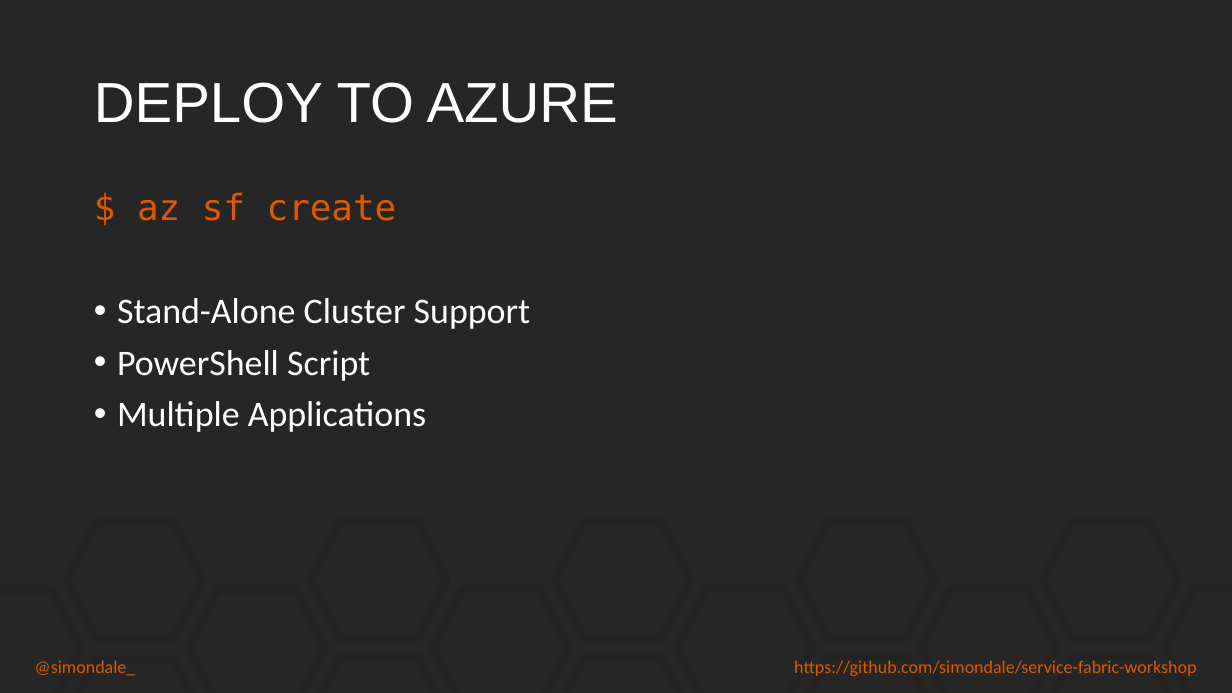
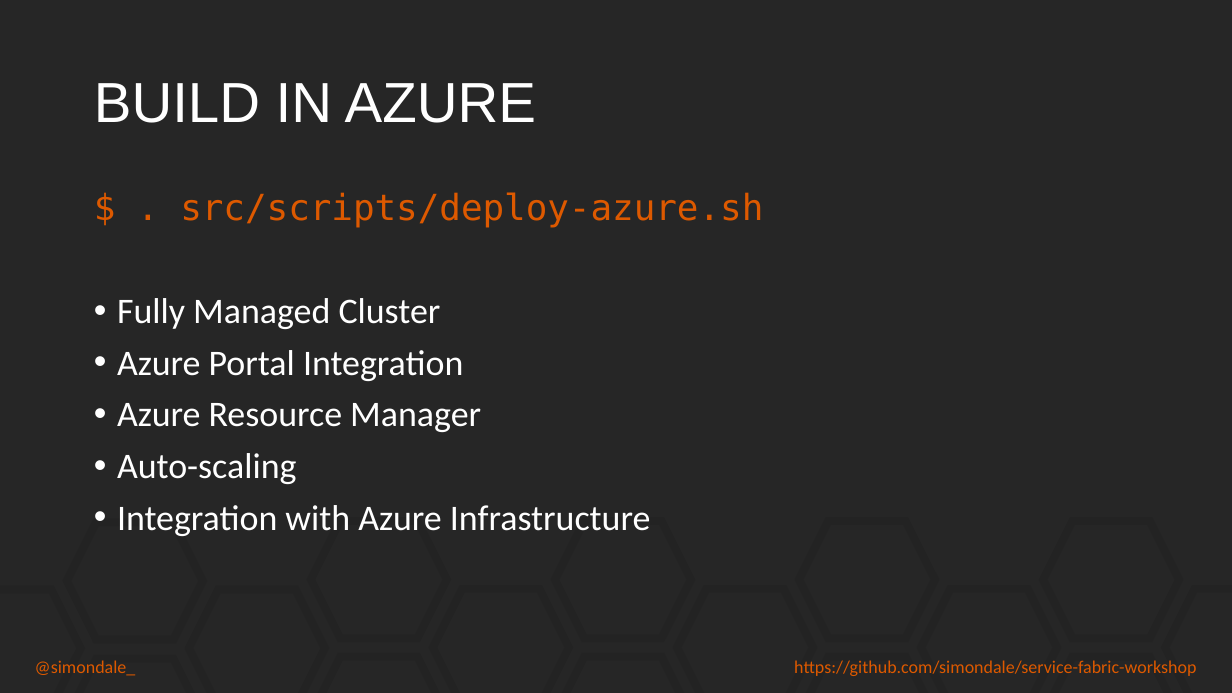
Before and after one commit to simondale/service-fabric-workshop, a slide deck: slide 16 of presentation/Service Fabric.pptx. Drawn at 1232x693 pixels with LibreOffice and Linux fonts; fonts in the diff are those of the drawing. Boxes give left, top, right and bottom in pixels: in the first picture for what was removed or moved away, otherwise in the second. Text is boxed around its words. In the diff, an @@ line names an element or a change of style, - is before the commit and + after.

Commit message:
Added Azure deployment script and updated presentation

```diff
--- a/presentation/Service Fabric.pptx
+++ b/presentation/Service Fabric.pptx
@@ title at [94,83,536,123]: text changed @@
-DEPLOY TO AZURE
+BUILD IN AZURE
@@ text at [117,192,763,536]: text changed @@
-$ az sf create
-• Stand-Alone Cluster Support
-• PowerShell Script
-• Multiple Applications
+$ . src/scripts/deploy-azure.sh
+• Fully Managed Cluster
+• Azure Portal Integration
+• Azure Resource Manager
+• Auto-scaling
+• Integration with Azure Infrastructure
```
Also in this commit, not shown: 2 other slides changed, 3 slides added, 1 slide removed, 1 other file.
